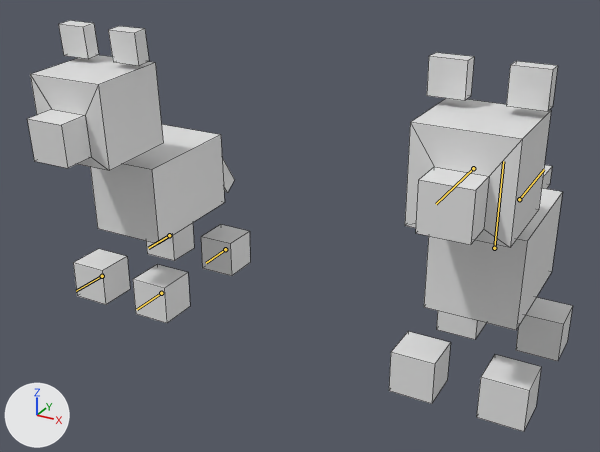
Before and after pictures for a commit that changed the Blender file Models/Dog/Dog.blend.
Before and after are seen from a camera (50 mm lens) standing at (0.63, -2.47, 1.61) and looking at (-0.69, -0.07, 0.41). The lights are fixed; the arrows at lower left show +X, +Y and +Z. Both versions are drawn at frame 50 of the action 'Idle'; the numbers are the values there. The bones that change are drawn over the model as lines. Mesh edges are drawn as thin lines.
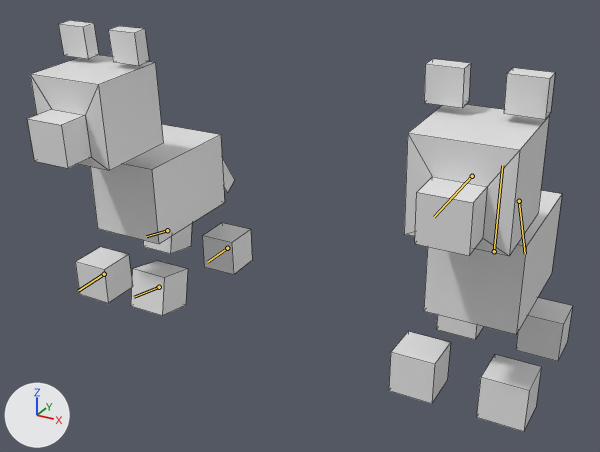
Changed parts and their boxes (x1, y1, x2, y2) in the pictures (600 x 452 px):
```json
{"object": "Cube", "change": "posed", "before": [405, 98, 551, 248], "after": [404, 104, 549, 256]}
{"object": "Cube.001", "change": "posed", "before": [424, 188, 562, 330], "after": [424, 190, 562, 334]}
{"object": "Cube.011", "change": "posed", "before": [133, 264, 190, 323], "after": [131, 261, 188, 315], "on screen": "8% shorter"}
{"object": "Cube.008", "change": "posed", "before": [506, 61, 558, 112], "after": [504, 68, 555, 119]}
{"object": "Cube.012", "change": "posed", "before": [73, 249, 130, 305], "after": [75, 247, 132, 303]}
{"object": "Cube.003", "change": "posed", "before": [427, 52, 474, 101], "after": [424, 59, 471, 108]}
{"object": "Cube.013", "change": "posed", "before": [201, 224, 250, 276], "after": [202, 223, 252, 275]}
{"object": "Cube.014", "change": "posed", "before": [146, 223, 194, 261], "after": [143, 223, 192, 254]}
{"object": "Cube.006", "change": "posed", "before": [542, 165, 552, 189], "on screen": "not visible afterwards"}
{"bone": "Torso", "before": "(494, 248) to (503, 161)", "after": "(494, 251) to (502, 165)"}
{"bone": "HeadRotate", "before": "(473, 168) to (436, 204)", "after": "(472, 176) to (434, 217)"}
{"bone": "Tail", "before": "(519, 199) to (544, 169)", "after": "(519, 201) to (525, 254)"}
{"bone": "Bone.001", "before": "(161, 293) to (137, 309)", "after": "(159, 287) to (134, 297)"}
{"bone": "Bone.002", "before": "(102, 276) to (76, 291)", "after": "(104, 274) to (78, 290)"}
{"bone": "Bone.003", "before": "(169, 235) to (148, 248)", "after": "(167, 230) to (146, 236)"}
{"bone": "Bone.004", "before": "(225, 249) to (206, 263)", "after": "(227, 248) to (207, 262)"}
```

The change, as JSON lines over the scene's bpy script:
```json
{"block": "bone_torso", "where": "bone_torso = bpy.data.objects['Armature'].pose.bones['Torso']"}
{"op": "set", "path": "bone_torso.location", "old": "(0.0, 0.0, 0.0)", "new": "(0.0, -0.012, 0.0)"}
{"op": "set", "path": "bone_torso.rotation_quaternion", "old": "(1.0, 0.0, 0.0, 0.0)", "new": "(1.0, 0.011, 0.0, 0.0)", "note": "degrees (0, 0, 0) -> degrees (1, 0, 0)"}
{"block": "bone_headrotate", "where": "bone_headrotate = bpy.data.objects['Armature'].pose.bones['HeadRotate']  # child of 'HeadLook'"}
{"op": "set", "path": "bone_headrotate.rotation_quaternion", "old": "(1.0, 0.0, 0.0, 0.0)", "new": "(1.0, -0.023, 0.0, 0.0)", "note": "degrees (0, 0, 0) -> degrees (-3, 0, 0)"}
{"block": "bone_tail", "where": "bone_tail = bpy.data.objects['Armature'].pose.bones['Tail']  # child of 'Torso'"}
{"op": "set", "path": "bone_tail.rotation_quaternion", "old": "(1.0, 0.0, 0.0, 0.0)", "new": "(0.885, -0.465, 0.0, 0.0)", "note": "degrees (0, 0, 0) -> degrees (-55, 0, 0)"}
{"block": "bone_bone_001", "where": "bone_bone_001 = bpy.data.objects['Armature.001'].pose.bones['Bone.001']"}
{"op": "set", "path": "bone_bone_001.location", "old": "(0.0, 0.0, 0.0)", "new": "(0.0, 0.08, 0.2)"}
{"op": "set", "path": "bone_bone_001.rotation_quaternion", "old": "(1.0, 0.0, 0.0, 0.0)", "new": "(0.994, 0.094, 0.0, 0.0)", "note": "degrees (0, 0, 0) -> degrees (11, 0, 0)"}
{"block": "bone_bone_002", "where": "bone_bone_002 = bpy.data.objects['Armature.001'].pose.bones['Bone.002']"}
{"op": "set", "path": "bone_bone_002.location", "old": "(0.0, 0.0, 0.0)", "new": "(0.0, -0.09, 0.01)"}
{"op": "set", "path": "bone_bone_002.rotation_quaternion", "old": "(1.0, 0.0, 0.0, 0.0)", "new": "(0.999, -0.014, 0.0, 0.0)", "note": "degrees (0, 0, 0) -> degrees (-2, 0, 0)"}
{"block": "bone_bone_003", "where": "bone_bone_003 = bpy.data.objects['Armature.001'].pose.bones['Bone.003']"}
{"op": "set", "path": "bone_bone_003.location", "old": "(0.0, 0.0, 0.0)", "new": "(0.0, 0.08, 0.2)"}
{"op": "set", "path": "bone_bone_003.rotation_quaternion", "old": "(1.0, 0.0, 0.0, 0.0)", "new": "(0.994, 0.094, 0.0, 0.0)", "note": "degrees (0, 0, 0) -> degrees (11, 0, 0)"}
{"block": "bone_bone_004", "where": "bone_bone_004 = bpy.data.objects['Armature.001'].pose.bones['Bone.004']"}
{"op": "set", "path": "bone_bone_004.location", "old": "(0.0, 0.0, 0.0)", "new": "(0.0, -0.09, 0.01)"}
{"op": "set", "path": "bone_bone_004.rotation_quaternion", "old": "(1.0, 0.0, 0.0, 0.0)", "new": "(0.999, -0.014, 0.0, 0.0)", "note": "degrees (0, 0, 0) -> degrees (-2, 0, 0)"}
```
